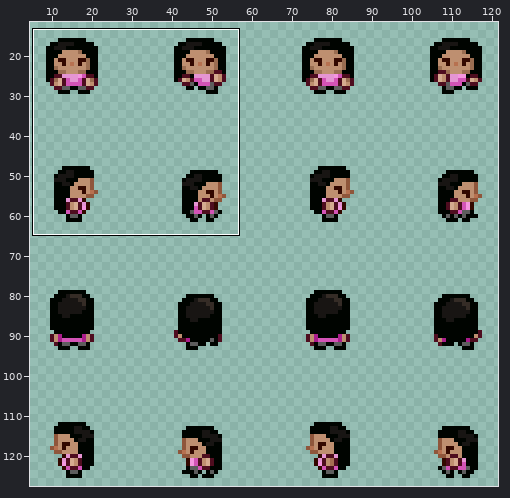
Edited in one commit: sprite sheet (images/characters/6.png). Above, an overview of the earlier version with the close-up marked.
Close-up. Before the edit:
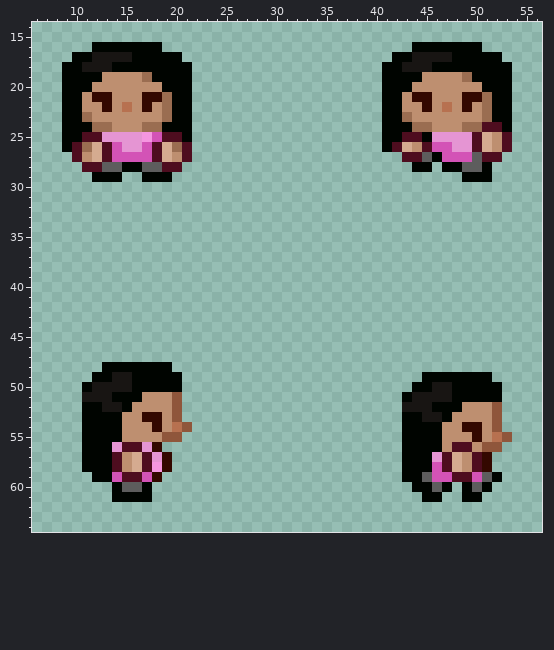
The file is 128x128 pixels. Pixels under 10% opacity are left out. Colours within 5 levels of each other are drawn and written as one. Shown: x 6..56, y 14..64. The wide view leaves out empty margins. The commit also changed other parts of the picture, which this record leaves out.
After the commit:
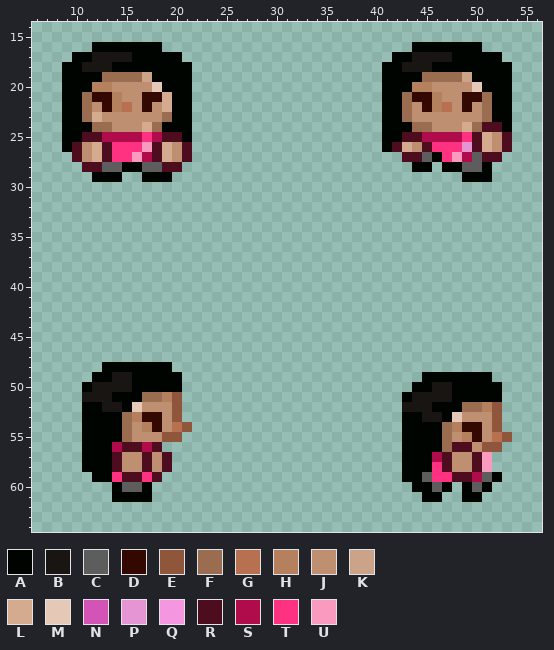
Palette (. is transparent): A #000400  B #181513  C #5d5d5d  D #330800  E #8f563b  F #9a6d51  G #b77150  H #b4805d  J #be8f70  K #caa389  L #d5ab90  M #e5c8b5  N #d353b6  P #e595d3  Q #f596e0  R #4e0d1f  S #b00b4b  T #ff3181  U #fb9abf
Diff:
@@ x 6..56 @@
 18 ...AABBBAAAAAAAA...................AABBBAAAAAAAA...
-19 ...AAAAJJJJFAAAA...................AAAAJJJJFAAAA...
-20 ...AAAJJJJJJJAAA...................AAAJJJJJJJAAA...
-21 ...AAJDDJJJDDFAA...................AAJDDJJJDDFAA...
-22 ...AAJJDJGJDJFAA...................AAJJDJGJDJFAA...
-23 ...AAFJJJJJJJFAA...................AAFJJJJJJJFAA...
-24 ...AAAFFJJJFFAAA...................AAAFFJJJFFRRA...
-25 ...AARRPPPPQNRRA...................AARRAPPPPRLJR...
-26 ...ARFLRNPPNRLFR...................ARLJRNNPPRLJR...
-27 ....RJLRNNNNRLJR.....................RRCANNNCRR....
+19 ...AAAAFFFFKAAAA...................AAAAFFFFKAAAA...
+20 ...AAAHHJJJJMAAA...................AAAHHJJJJMAAA...
+21 ...AAFDDHJJDDLAA...................AAFDDHJJDDFAA...
+22 ...AAFJDHGJDJLAA...................AAFJDHGJDJFAA...
+23 ...AAFLJJJJJJFAA...................AAFJJJJJJJFAA...
+24 ...AAAFFJJJLFAAA...................AAAFFJJJLFRRA...
+25 ...AARRSSSSTSRRA...................AARRSSSSTRLJR...
+26 ...ARJLRTTTURLJR...................ARLJRTTTPRLJR...
+27 ....RJLRTTUSRLJR.....................RRCATUSCRR....
 28 .....RRCCAACCRR.......................AA.AACCA.....
@@ x 6..56 @@
 50 .....ABBBBAAAAA.......................AABBAAAAA....
-51 .....BBBAAAJJJE......................ABBBBAAAAA....
-52 .....AABBAJJJJE......................BBBAAAJJJE....
-53 .....AAAAJJDDJE......................AABBAJJJJE....
-54 .....AAAAJJJDJGE.....................AAAAJJDDJE....
-55 .....AAAAJJJJEE......................AAAAJJJDJGE...
-56 .....AAAPRRPD........................AAAAJRRJEE....
-57 .....AAARJLRPD.......................AAAPRLJRD.....
-58 .....AAARJLRQD.......................AAANRLJRD.....
-59 ......AANRRND........................AACNNRRNCA....
+51 .....BBBAAAFFHE......................ABBBBAAAAA....
+52 .....AABBAMJJJE......................BBBAAAFFHE....
+53 .....AAAAFHDDJE......................AABBAMJJJE....
+54 .....AAAAFJHDJGE.....................AAAAFHDDJE....
+55 .....AAAAFJJJEE......................AAAAFJHDJGE...
+56 .....AAASRRSR........................AAAAFRRJEE....
+57 .....AAARJJRJR.......................AAASRJJRU.....
+58 .....AAARJJRJR.......................AAATRJJRU.....
+59 ......AATRRTR........................AACTTRRSCA....
 60 ........ACCA..........................AACA.ACA.....
Where, in picture pixels (left, top, right, bottom), the same in both close-ups:
changed: (82, 72, 182, 162)
changed: (402, 72, 482, 162)
changed: (112, 392, 172, 482)
changed: (432, 402, 492, 482)
